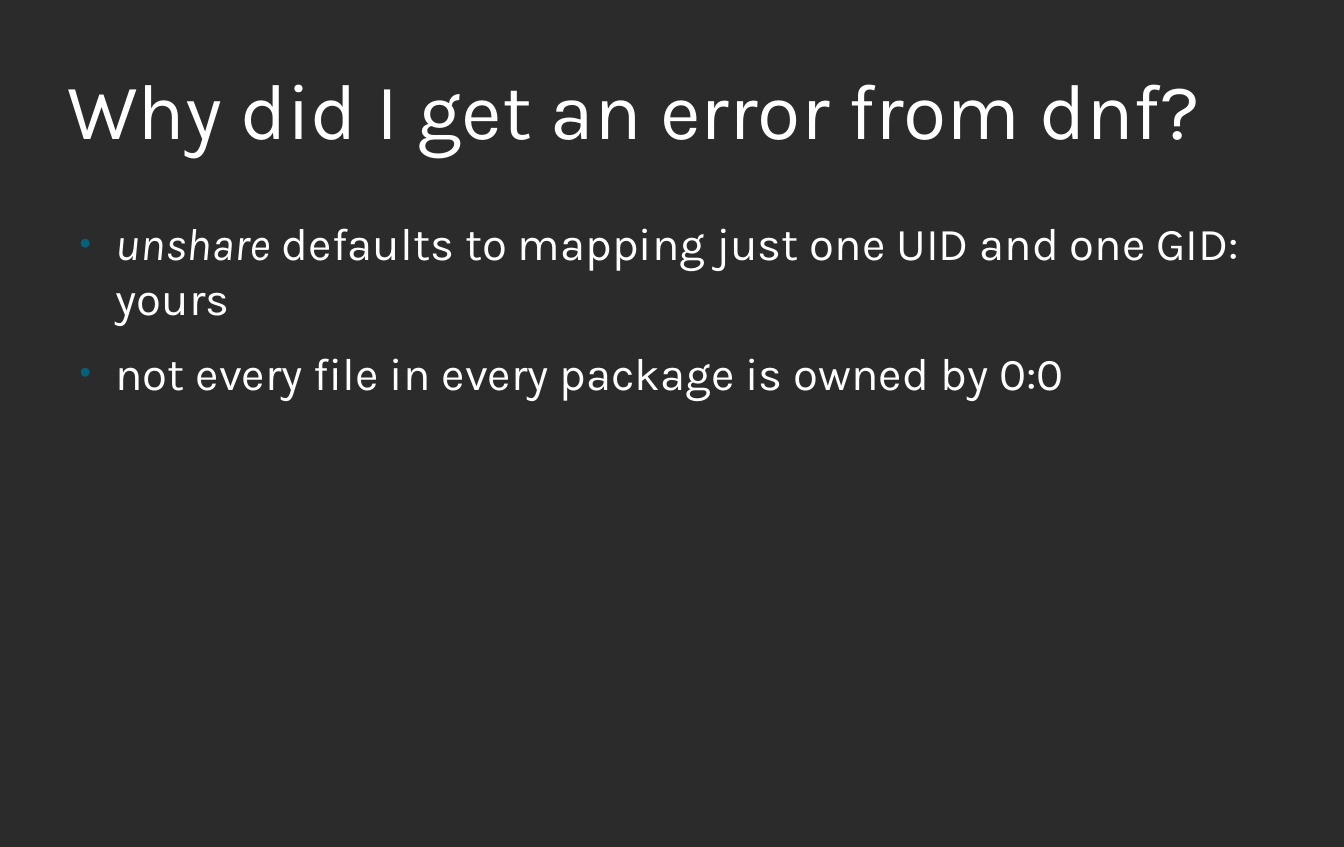
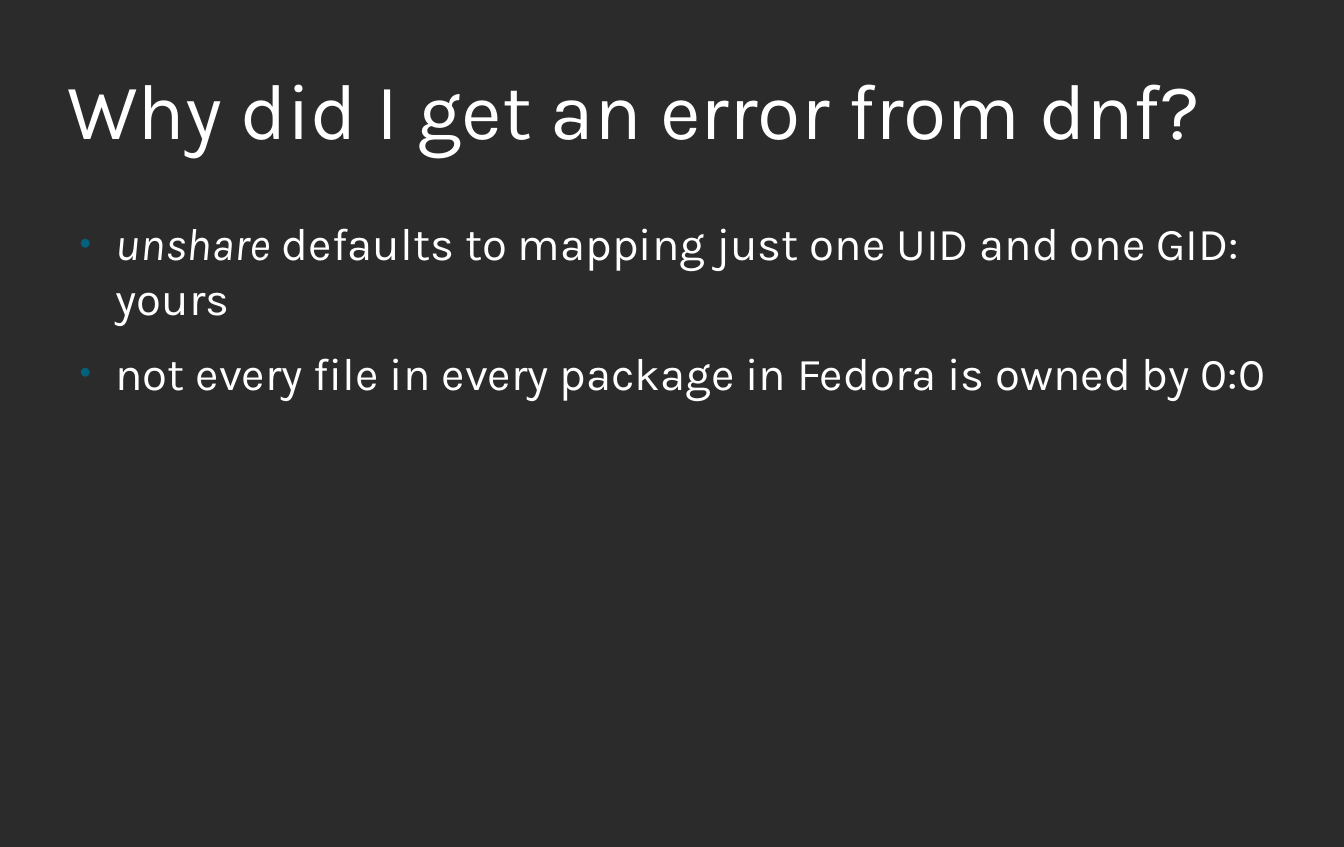
Before and after one commit to nalind/devconf.us-2018, a slide deck: slide 17 of images.odp. Drawn at 1344x847 pixels with LibreOffice and Linux fonts; fonts in the diff are those of the drawing; background and template pictures are left out; a plain dark background stands for a picture behind light text. Boxes give left, top, right and bottom in pixels: in the first picture for what was removed or moved away, otherwise in the second. Text is boxed around its words. In the diff, an @@ line names an element or a change of style, - is before the commit and + after.

```diff
--- a/images.odp
+++ b/images.odp
@@ text at (x1=115, y1=358, x2=1265, y2=401): text changed @@
-● not every file in every package is owned by 0:0
+● not every file in every package in Fedora is owned by 0:0
```
Also in this commit, not shown: 16 other slides changed.
